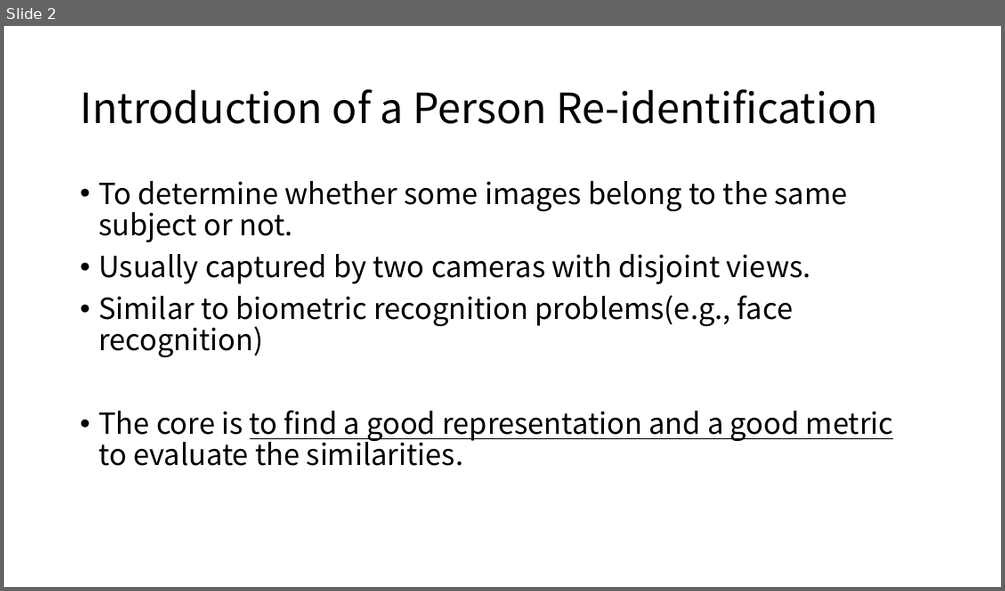
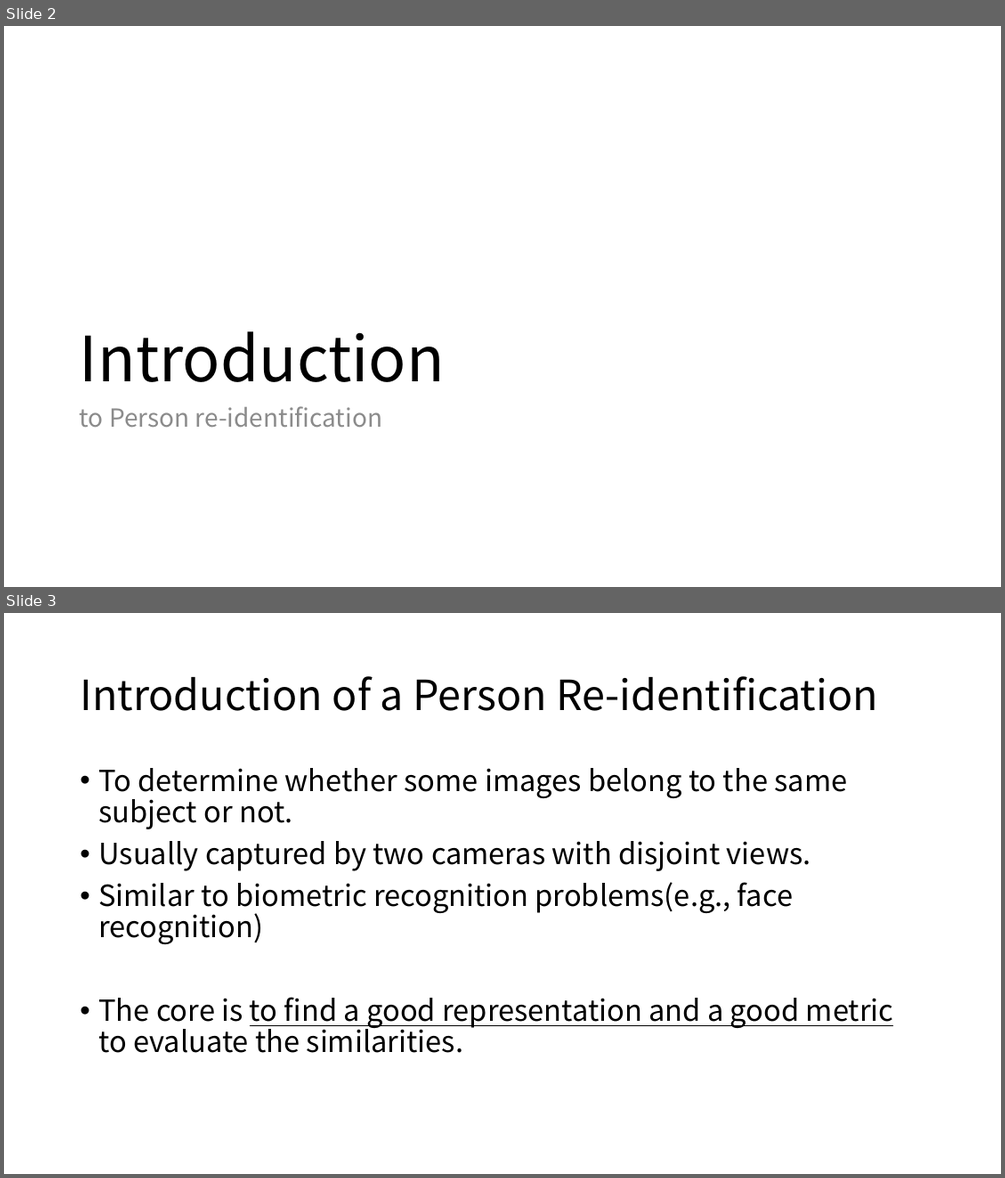
Before and after one commit to jeongroseok/person-reid-study, a slide deck: slides/Person ReID.pptx. Shown one above the other, each under a label of ours: slide 2 before the commit, slides 2 and 3 after it. The pictures are 1005x591 and 1005x1178 pixels, drawn with LibreOffice and Linux fonts; fonts in the diff are those of the drawing. Boxes give left, top, right and bottom in pixels: in the first picture for what was removed or moved away, otherwise in the second. Text is boxed around its words. In the diff, an @@ line names an element or a change of style, - is before the commit and + after.

```diff
--- a/slides/Person ReID.pptx
+++ b/slides/Person ReID.pptx
@@ slide 2 added at bbox=[4, 26, 1001, 587], background #FFFFFF @@
@@ title added at bbox=[80, 331, 445, 382], 60 pt, text #000000 @@
+Introduction
@@ text added at bbox=[80, 406, 382, 426], 24 pt, text #8C8C8C @@
+to Person re-identification
@@ what was slide 2 is now slide 3 @@
```
Also in this commit, not shown: 4 slides changed, 9 other slides added, 10 slides removed, 4 other files.
